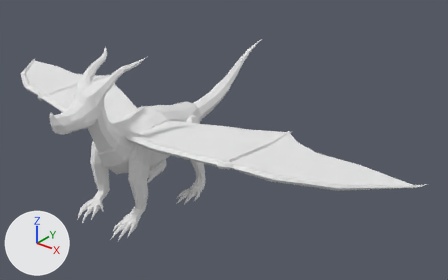
An edit to the OBJ model src/main/resources/assets/lycanitesmobs/models/entity/ignibus.obj, drawn before and after from the same camera.
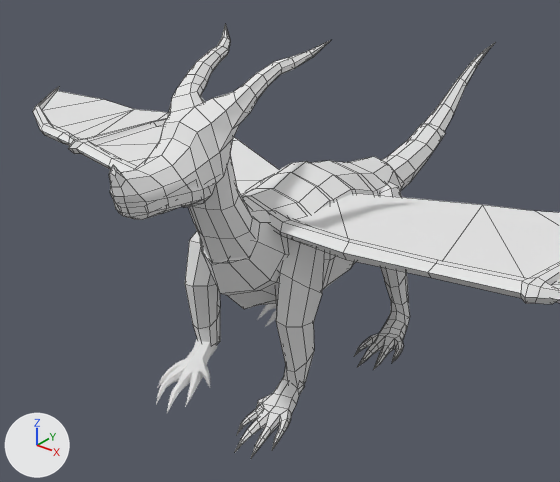
There are two pictures of each version: one whole from a camera (50 mm lens) standing at (23.4, -22.19, 19.15) and looking at (2.76, 3.6, 3.16), one close up from a camera (50 mm lens) standing at (11.39, -15.18, 12.67) and looking at (1.98, -3.41, 5.38). Arrows for +X, +Y and +Z are at lower left; the lights stay in place. The close-ups show mesh edges as thin lines. Where no turn or scale is listed for an object, it has been applied to the vertices. Vertices at the same position are counted once.

Objects in the first close-up: 'Body', 'FootLeftFront', 'FootRightFront', 'Head', 'LegLeftBack', 'LegLeftFront', 'LegRightFront', 'Mouth', 'Neck', 'Tail01', 'WingLeft01', 'WingRight01', 'WingRight02'.
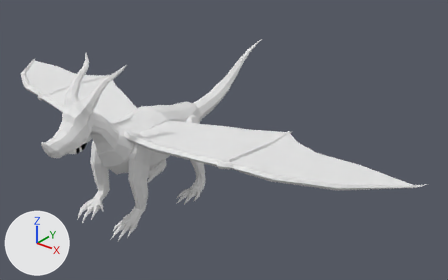
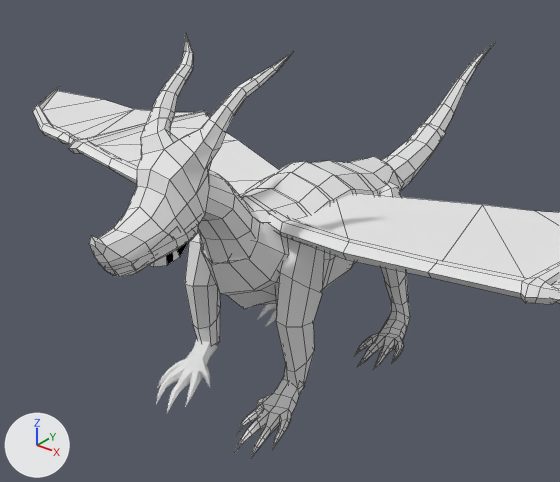
What differs and where, as boxes (x1, y1, x2, y2) in the close-ups (560 x 482 px):
'Head', mesh turned
    before: (109, 24, 331, 214)
    after: (89, 34, 293, 275)
'Neck', reshaped
    before: (188, 154, 258, 263)
    after: (198, 170, 259, 263)
'Mouth', reshaped (7% narrower, 29% taller)
    before: (118, 180, 215, 220)
    after: (110, 225, 200, 277)

Diff of the bpy script that builds the scene:
```diff
--- a/src/main/resources/assets/lycanitesmobs/models/entity/ignibus.obj.py
+++ b/src/main/resources/assets/lycanitesmobs/models/entity/ignibus.obj.py
@@ me_head @@
 me_head.from_pydata(...)  # 203 vertices, 208 faces; spans x -1.56..1.56, y -6.21..-1.09, z 6.42..9.24
 # used by ob_head; location = (0.0, 0.0, 0.0)
+# me_head part 1: the whole mesh is turned 15 degrees about the x axis through its middle, then moved by (0.0, -0.89, -0.63)
 me_head.materials.append(mat_ignibus)
@@ me_mouth @@
 # used by ob_mouth; location = (0.0, 0.0, 0.0)
-me_mouth.from_pydata(...)  # 70 vertices, 68 faces; spans x -0.84..0.84, y -6.03..-3.46, z 5.93..7.06
+me_mouth.from_pydata(...)  # 78 vertices, 74 faces; spans x -0.84..0.84, y -6.5..-3.75, z 4.76..6.43
+# me_mouth part 2: the whole mesh is rebuilt
 me_mouth.materials.append(mat_ignibus)
@@ me_neck @@
 # used by ob_neck; location = (0.0, 0.0, 0.0)
-me_neck.from_pydata(...)  # 66 vertices, 64 faces; spans x -1.05..1.05, y -4.16..-1.74, z 3.52..7.56
+me_neck.from_pydata(...)  # 66 vertices, 64 faces; spans x -1.05..1.05, y -4.64..-1.74, z 3.52..6.87
+# me_neck part 3: 39 of 66 vertices moved; they spanned x -0.8..0.8, y -4.16..-2.56, z 5.0..7.56 and now span x -0.8..0.8, y -4.64..-2.6, z 4.94..6.87; mean shift (0.0, -0.29, -0.37); largest move (0.0, -3.79, 7.56) -> (0.0, -4.64, 6.49)
 me_neck.materials.append(mat_ignibus)
```
